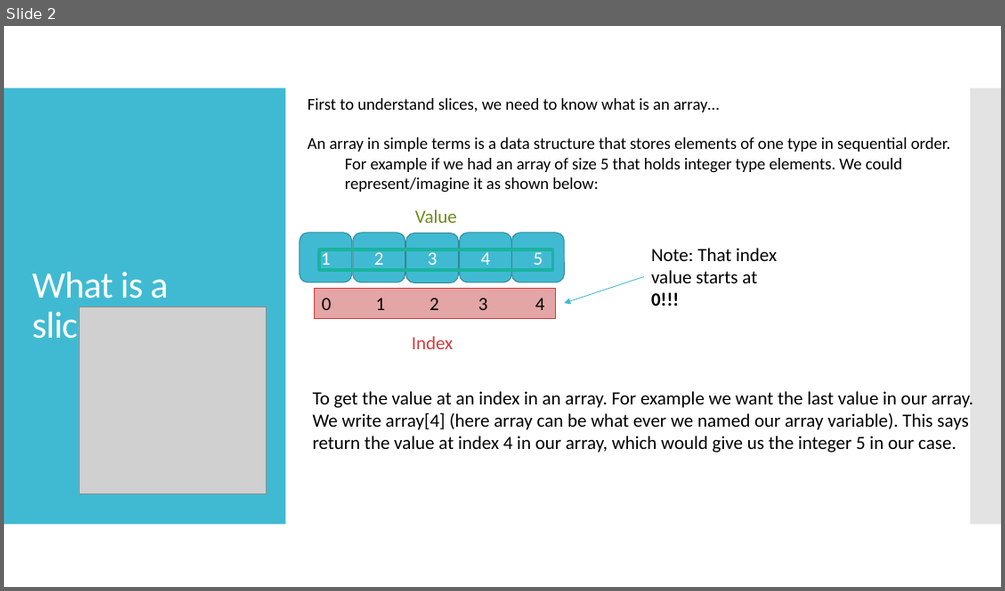
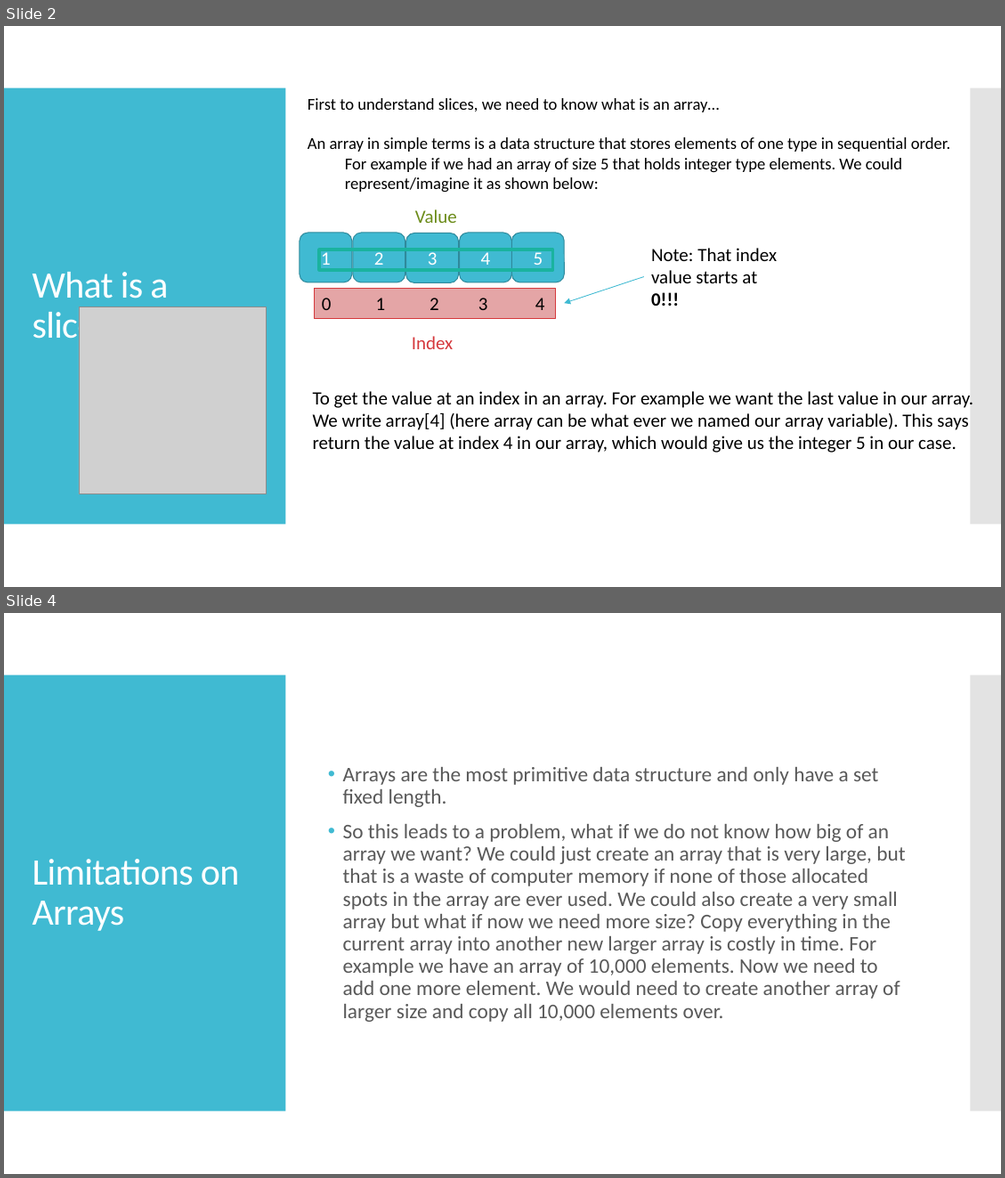
Before and after one commit to kevinlin47/Learn_Go, a slide deck: slices/go_slices.pptx. Shown one above the other, each under a label of ours: slide 2 before the commit, slides 2 and 4 after it; the slides between them are not shown. The pictures are 1005x591 and 1005x1178 pixels, drawn with LibreOffice and Linux fonts; fonts in the diff are those of the drawing; grey boxes stand for pictures. Boxes give left, top, right and bottom in pixels: in the first picture for what was removed or moved away, otherwise in the second. Text is boxed around its words. In the diff, an @@ line names an element or a change of style, - is before the commit and + after.

Commit message:
Add initial video code source file and slide on array limitations and that go arrays are not pointers

```diff
--- a/slices/go_slices.pptx
+++ b/slices/go_slices.pptx
@@ slide 4 added at box(4, 613, 1001, 1174), background #FFFFFF; not listed: 2 template elements that a slide beside it also shows @@
@@ text added at box(343, 767, 905, 1022), 20 pt, text #595959 @@
+• Arrays are the most primitive data structure and only have a set fixed length.
+• So this leads to a problem, what if we do not know how big of an array we want? We could just create an array that is very large, but that is a waste of computer memory if none of those allocated spots in the array are ever used. We could also create a very small array but what if now we need more size? Copy everything in the current array into another new larger array is costly in time. For example we have an array of 10,000 elements. Now we need to add one more element. We would need to create another array of larger size and copy all 10,000 elements over.
@@ title added at box(32, 859, 240, 931), 36 pt, text #FFFFFF @@
+Limitations on Arrays
```
Also in this commit, not shown: 1 other slide added, 1 other file.
